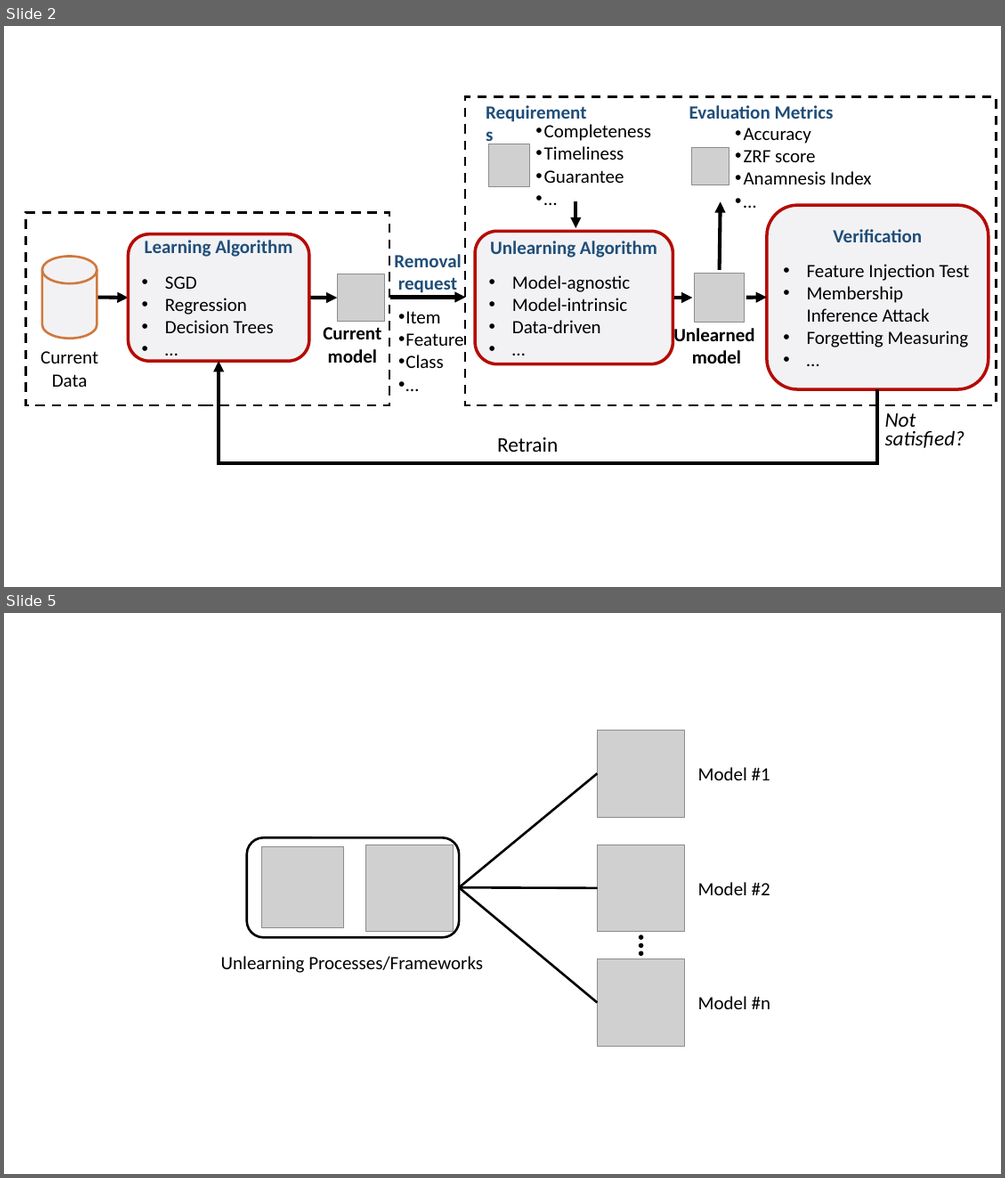
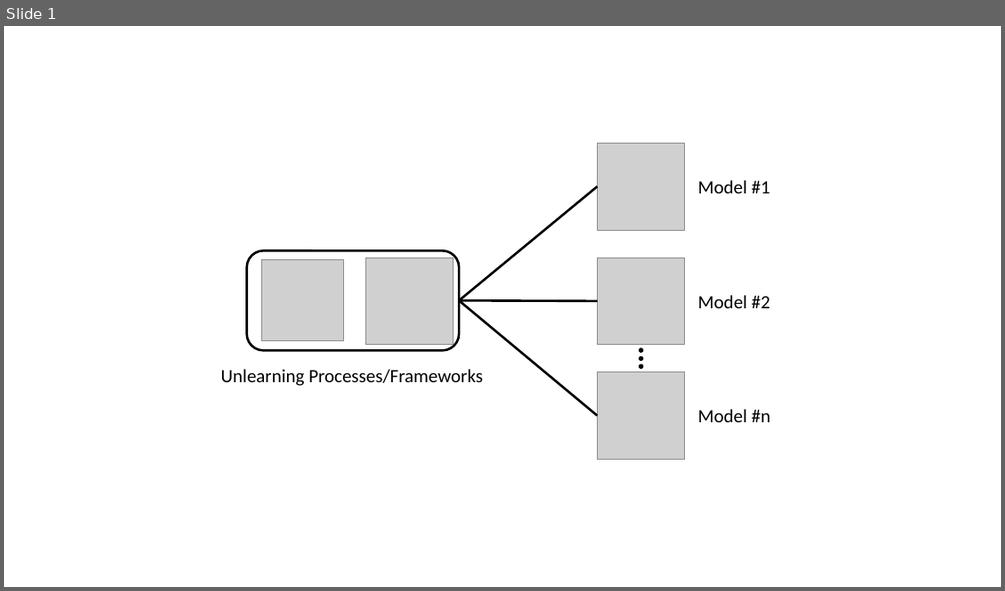
Before and after one commit to tamlhp/awesome-machine-unlearning, a slide deck: figs/apporach-visualisation.pptx. Shown one above the other, each under a label of ours: slides 2 and 5 before the commit, slide 1 after it; the slides between them are not shown. The pictures are 1005x1178 and 1005x591 pixels, drawn with LibreOffice and Linux fonts; fonts in the diff are those of the drawing; grey boxes stand for pictures. Boxes give left, top, right and bottom in pixels: in the first picture for what was removed or moved away, otherwise in the second. Text is boxed around its words. In the diff, an @@ line names an element or a change of style, - is before the commit and + after.

Commit message:
Adjust Data-Driven Visualisation

```diff
--- a/figs/apporach-visualisation.pptx
+++ b/figs/apporach-visualisation.pptx
@@ slide 2 removed at (4, 26, 1001, 587), background #FFFFFF @@
@@ rectangle removed at (465, 97, 996, 405) @@
@@ text removed at (478, 96, 601, 127) @@
-Requirements
@@ text removed at (689, 105, 833, 119) @@
-Evaluation Metrics
@@ text removed at (544, 124, 651, 183) @@
-• Completeness
-• Timeliness
-• Guarantee
-• …
@@ text removed at (744, 127, 872, 184) @@
-• Accuracy
-• ZRF score
-• Anamnesis Index
-• …
@@ picture removed at (488, 144, 530, 186) @@
@@ picture removed at (692, 148, 729, 185) @@
@@ rectangle removed at (25, 212, 389, 405) @@
@@ arrow removed from (576, 201) to (576, 228) @@
@@ arrow removed from (720, 270) to (720, 201) @@
@@ rounded rectangle removed at (767, 205, 988, 389) @@
-Verification
-• Feature Injection Test
-• Membership Inference Attack
-• Forgetting Measuring
-• …
@@ rounded rectangle removed at (128, 234, 309, 361) @@
-Learning Algorithm
-• SGD
-• Regression
-• Decision Trees
-• …
@@ rounded rectangle removed at (475, 231, 673, 364) @@
-Unlearning Algorithm
-• Model-agnostic
-• Model-intrinsic
-• Data-driven
-• …
@@ cylinder removed at (42, 257, 97, 338) @@
@@ text removed at (394, 254, 461, 296) @@
-Removal request
@@ picture removed at (338, 274, 385, 321) @@
@@ picture removed at (695, 273, 744, 322) @@
@@ arrow removed from (97, 297) to (128, 297) @@
@@ arrow removed from (309, 297) to (338, 297) @@
@@ arrow removed from (390, 297) to (465, 297) @@
@@ text removed at (405, 311, 463, 368) @@
-• Item
-• Feature
-• Class
-• …
@@ arrow removed from (673, 297) to (693, 297) @@
@@ arrow removed from (746, 297) to (767, 297) @@
@@ text removed at (323, 327, 381, 362) @@
-Current
-model
@@ text removed at (673, 326, 754, 363) @@
-Unlearned
-model
@@ text removed at (40, 351, 98, 386) @@
-Current
-Data
@@ elbow arrow removed from (877, 389) to (218, 361) @@
@@ text removed at (885, 413, 964, 448) @@
-Not satisfied?
@@ text removed at (497, 437, 558, 451) @@
-Retrain
@@ what was slide 5 is now slide 1 @@
```
Also in this commit, not shown: 3 other slides removed, 1 other file.
